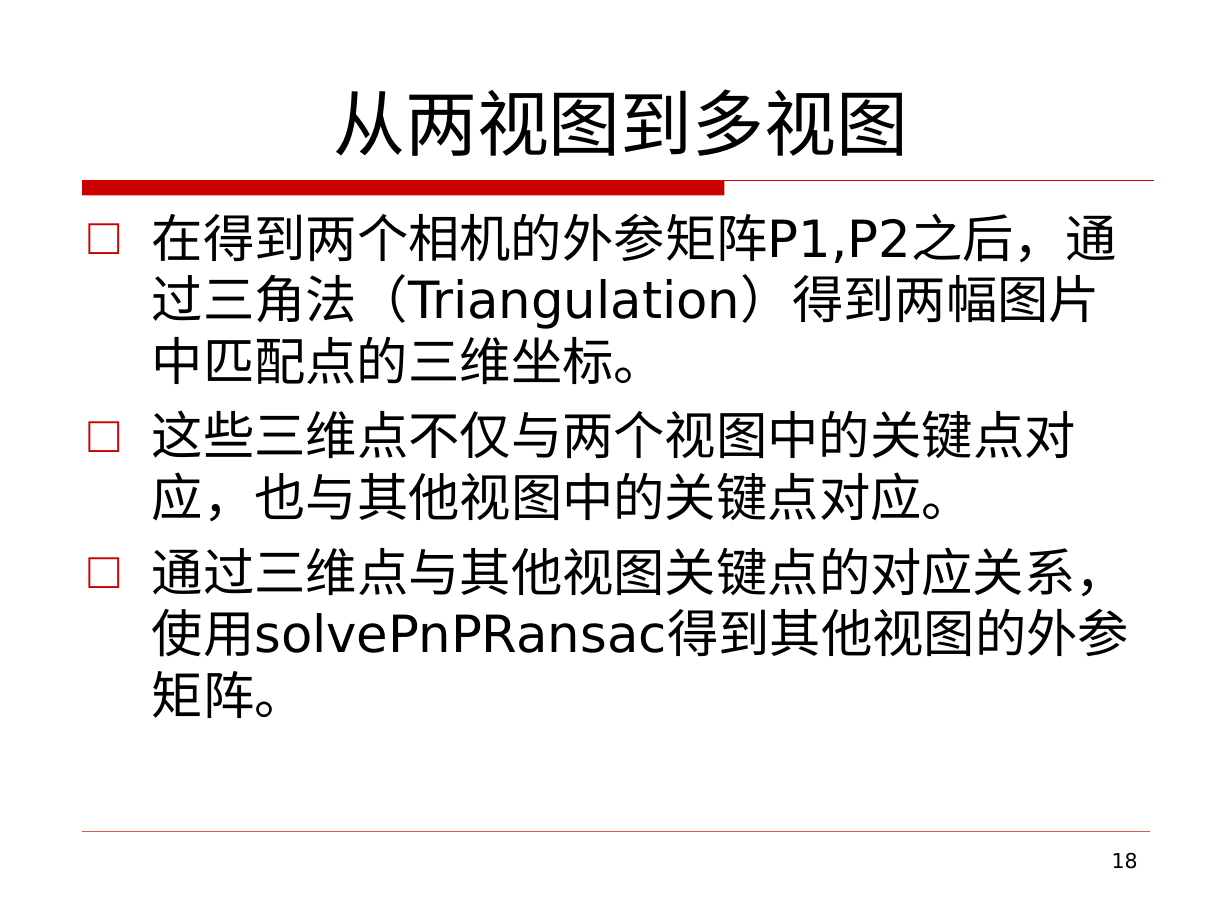
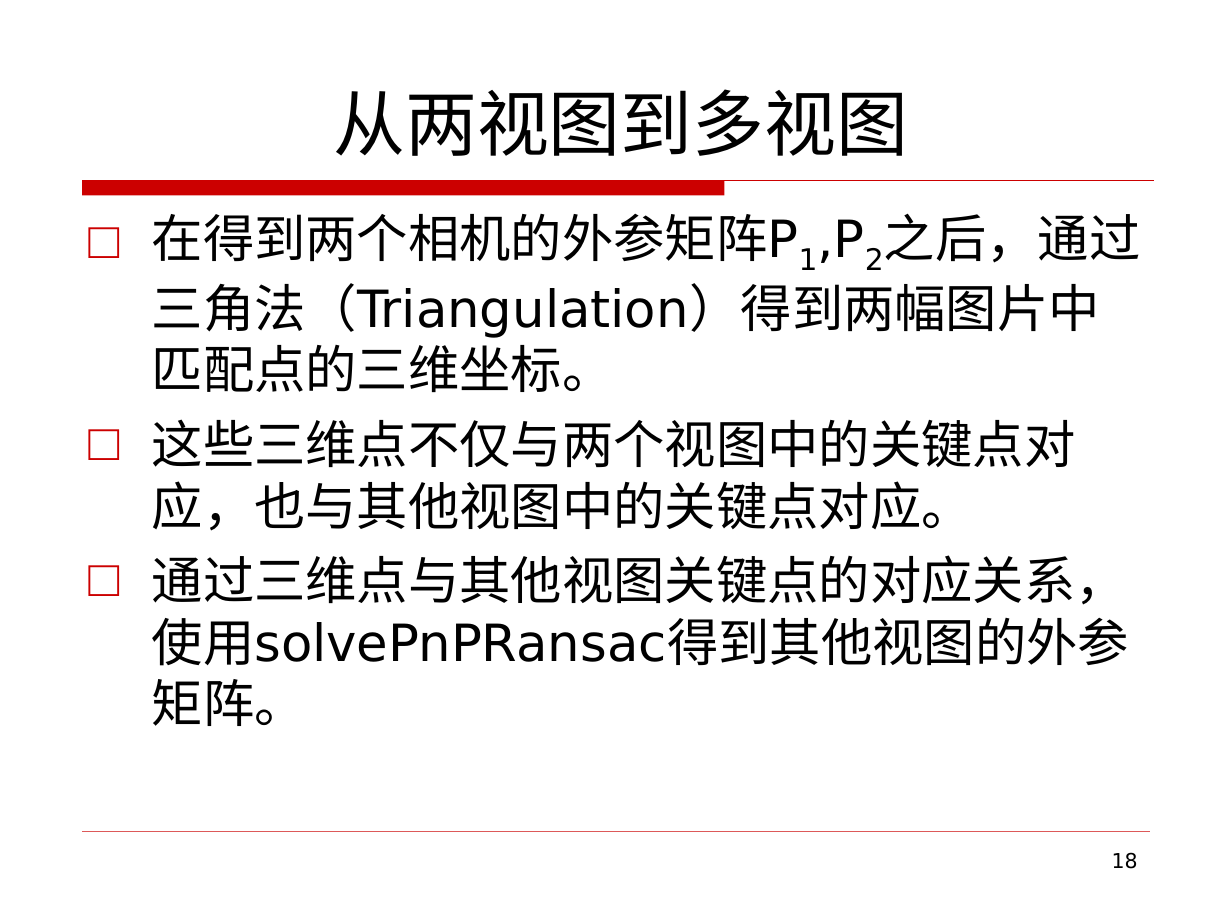
Before and after one commit to zym1010/photo_tourism_ZJU, a slide deck: slide 18 of ppt/基于相似图像及矩阵分解的景物浏览系统结题.ppt. Drawn at 1232x924 pixels with LibreOffice and Linux fonts; fonts in the diff are those of the drawing. Boxes give left, top, right and bottom in pixels: in the first picture for what was removed or moved away, otherwise in the second. Text is boxed around its words. In the diff, an @@ line names an element or a change of style, - is before the commit and + after.

```diff
--- a/ppt/基于相似图像及矩阵分解的景物浏览系统结题.ppt
+++ b/ppt/基于相似图像及矩阵分解的景物浏览系统结题.ppt
@@ text at (x1=152, y1=213, x2=1141, y2=392): now subscript in "在得到两个相机的外参矩阵P1,P2之后，通过三角法（Triangulation）得到两幅图片中匹配点的三维坐标。" @@
```
Also in this commit, not shown: 2 other slides changed.
